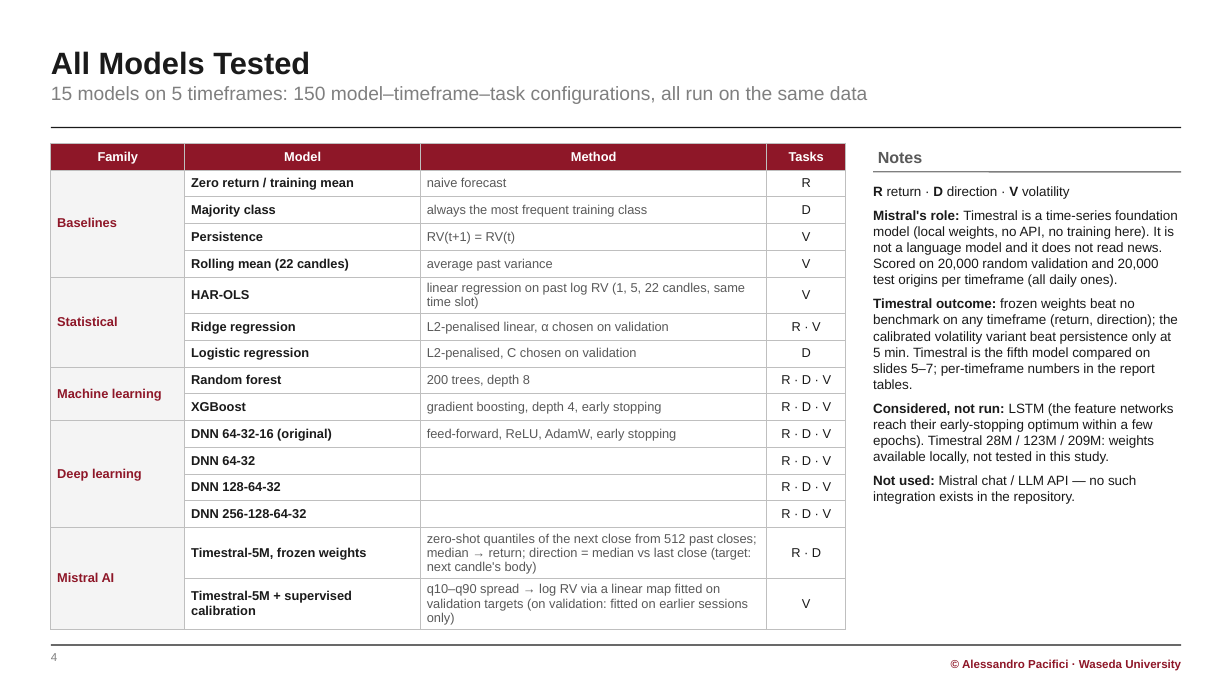
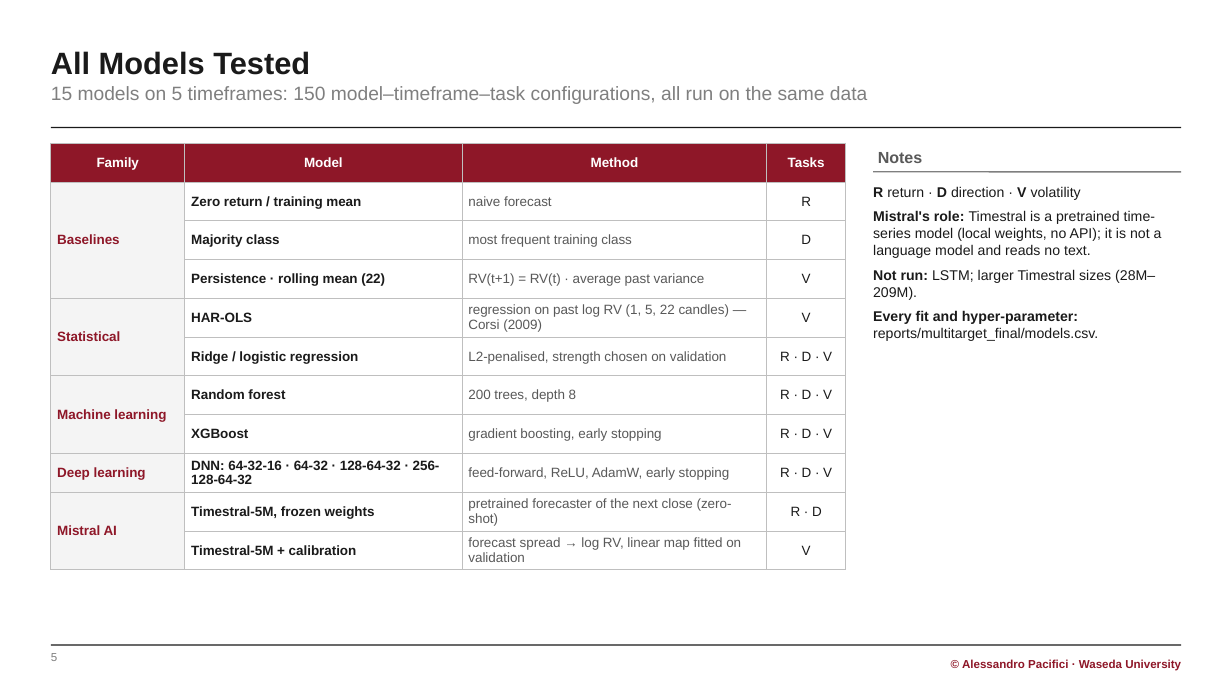
Before and after one commit to Paciooo/Project_ai_ML_bigdata, a slide deck: slide 5 of presentation/NASDAQ_multitarget_report.pptx (slide 4 before the commit). Drawn at 1232x693 pixels with LibreOffice and Linux fonts; fonts in the diff are those of the drawing. Boxes give left, top, right and bottom in pixels: in the first picture for what was removed or moved away, otherwise in the second. Text is boxed around its words. In the diff, an @@ line names an element or a change of style, - is before the commit and + after.

```diff
--- a/presentation/NASDAQ_multitarget_report.pptx
+++ b/presentation/NASDAQ_multitarget_report.pptx
@@ table at [51,143,846,566] @@
-row 3:  | Majority class | always the most frequent training class | D
-row 4:  | Persistence | RV(t+1) = RV(t) | V
-row 5:  | Rolling mean (22 candles) | average past variance | V
-row 6: Statistical | HAR-OLS | linear regression on past log RV (1, 5, 22 candles, same time slot) | V
-row 7:  | Ridge regression | L2-penalised linear, α chosen on validation | R · V
-row 8:  | Logistic regression | L2-penalised, C chosen on validation | D
+row 3:  | Majority class | most frequent training class | D
+row 4:  | Persistence · rolling mean (22) | RV(t+1) = RV(t) · average past variance | V
+row 5: Statistical | HAR-OLS | regression on past log RV (1, 5, 22 candles) — Corsi (2009) | V
+row 6:  | Ridge / logistic regression | L2-penalised, strength chosen on validation | R · D · V
-row 10:  | XGBoost | gradient boosting, depth 4, early stopping | R · D · V
-row 11: Deep learning | DNN 64-32-16 (original) | feed-forward, ReLU, AdamW, early stopping | R · D · V
-row 12:  | DNN 64-32 |  | R · D · V
-row 13:  | DNN 128-64-32 |  | R · D · V
-row 14:  | DNN 256-128-64-32 |  | R · D · V
-row 15: Mistral AI | Timestral-5M, frozen weights | zero-shot quantiles of the next close from 512 past closes; median → return; direction = median vs last close (target: next candle's body) | R · D
-row 16:  | Timestral-5M + supervised calibration | q10–q90 spread → log RV via a linear map fitted on validation targets (on validation: fitted on earlier sessions only) | V
+row 8:  | XGBoost | gradient boosting, early stopping | R · D · V
+row 9: Deep learning | DNN: 64-32-16 · 64-32 · 128-64-32 · 256-128-64-32 | feed-forward, ReLU, AdamW, early stopping | R · D · V
+row 10: Mistral AI | Timestral-5M, frozen weights | pretrained forecaster of the next close (zero-shot) | R · D
+row 11:  | Timestral-5M + calibration | forecast spread → log RV, linear map fitted on validation | V
@@ text at [873,186,1081,200]: size 10.5 to 11 pt in "R return · D direction · V ..." @@
@@ text at [873,210,1162,341]: text changed; size 10.5 to 11 pt @@
-▪ Mistral's role: Timestral is a time-series foundation model (local weights, no API, no training here). It is not a language model and it does not read news. Scored on 20,000 random validation and 20,000 test origins per timeframe (all daily ones).
-▪ Timestral outcome: frozen weights beat no benchmark on any timeframe (return, direction); the calibrated volatility variant beat persistence only at 5 min. Timestral is the fifth model compared on slides 5–7; per-timeframe numbers in the report tables.
-▪ Considered, not run: LSTM (the feature networks reach their early-stopping optimum within a few epochs). Timestral 28M / 123M / 209M: weights available locally, not tested in this study.
-▪ Not used: Mistral chat / LLM API — no such integration exists in the repository.
+▪ Mistral's role: Timestral is a pretrained time-series model (local weights, no API); it is not a language model and reads no text.
+▪ Not run: LSTM; larger Timestral sizes (28M–209M).
+▪ Every fit and hyper-parameter: reports/multitarget_final/models.csv.
@@ page number at [51,653,57,661]: text changed @@
-4
+5
```
Also in this commit, not shown: 6 other slides changed, 2 slides added, 1 slide removed, 23 other files.
